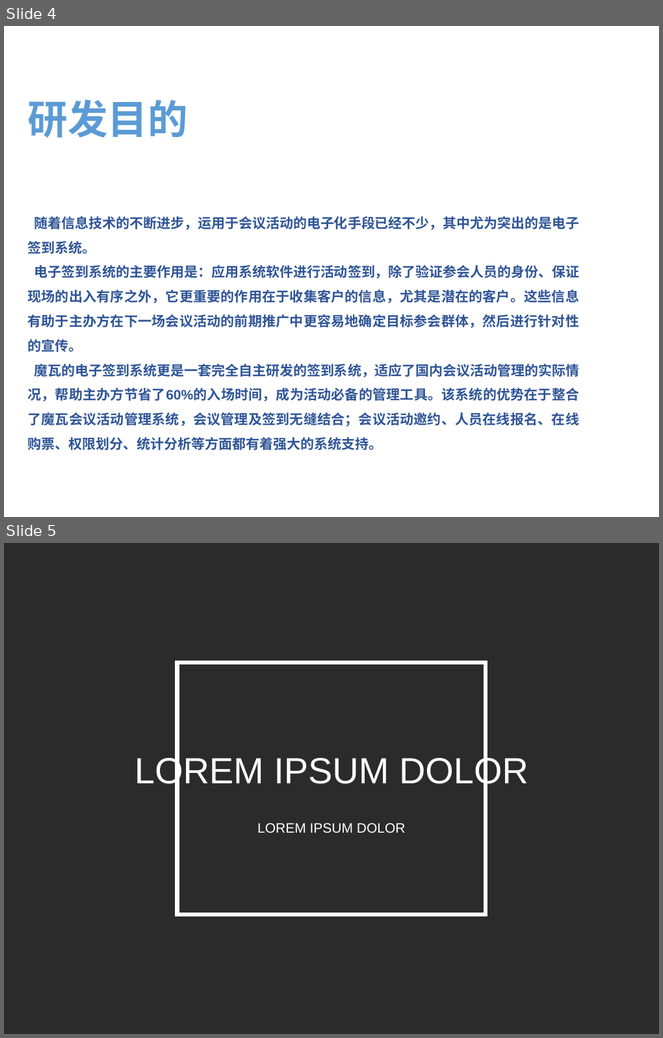
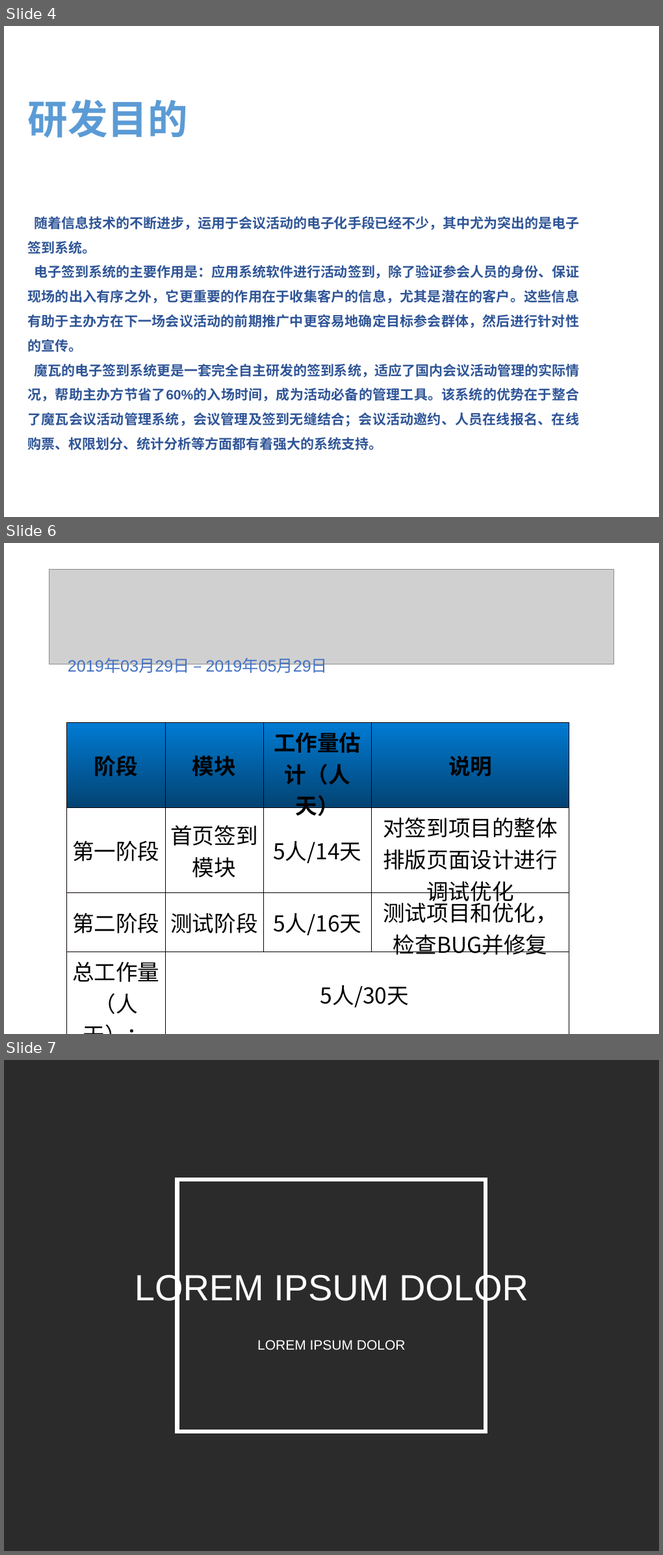
Before and after one commit to sign-s/Sign, a slide deck: doc/新建 PPT 演示文稿.ppt. Shown one above the other, each under a label of ours: slides 4 and 5 before the commit, slides 4, 6 and 7 after it; the slides between them are not shown. The pictures are 663x1038 and 663x1555 pixels, drawn with LibreOffice and Linux fonts; fonts in the diff are those of the drawing; grey boxes stand for pictures; background and template pictures are left out; a plain dark background stands for a picture behind light text. Boxes give left, top, right and bottom in pixels: in the first picture for what was removed or moved away, otherwise in the second. Text is boxed around its words. In the diff, an @@ line names an element or a change of style, - is before the commit and + after.

```diff
--- a/doc/新建 PPT 演示文稿.ppt
+++ b/doc/新建 PPT 演示文稿.ppt
@@ slide 6 added at [4, 543, 659, 1034], background #FFFFFF @@
@@ picture added at [50, 569, 614, 664] @@
@@ text added at [68, 659, 328, 676], 18 pt, text #4472C4 @@
+2019年03月29日 – 2019年05月29日
@@ table added at [67, 722, 570, 1017], 4 rows, 4 columns @@
+阶段 | 模块 | 工作量估计（人天） | 说明
+第一阶段 | 首页签到模块 | 5人/14天 | 对签到项目的整体排版页面设计进行调试优化
+第二阶段 | 测试阶段 | 5人/16天 | 测试项目和优化，检查BUG并修复
+总工作量（人天）： | 5人/30天 |  | 
@@ what was slide 5 is now slide 7 @@
```
Also in this commit, not shown: 1 slide changed, 2 other slides added.
